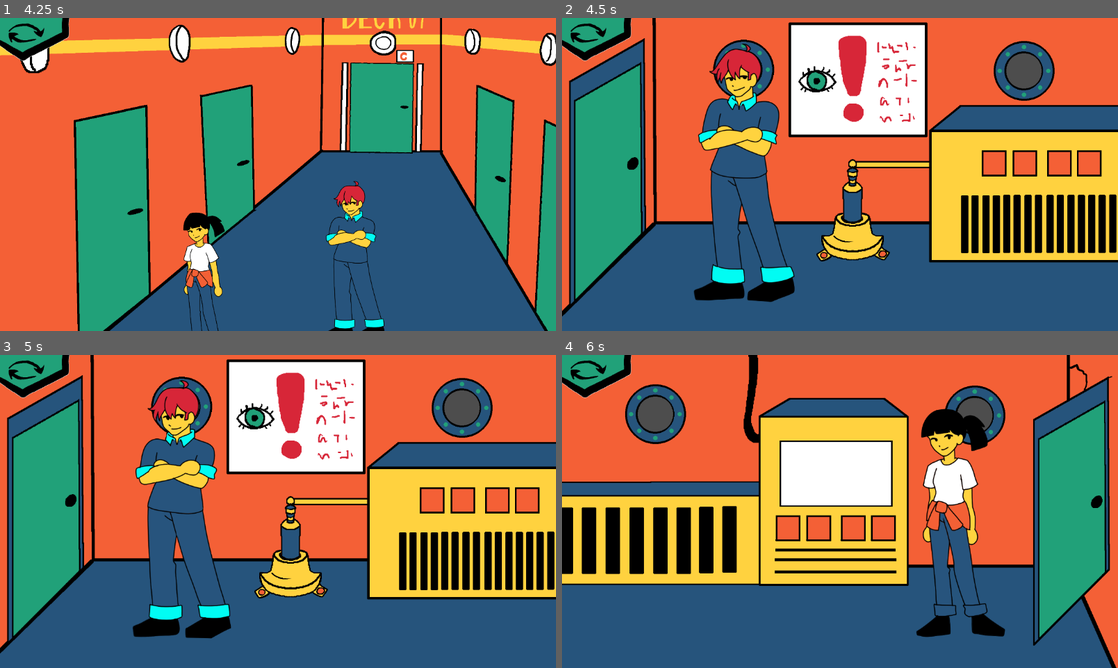
Above: before the commit, frames 1-4 (two rows, left to right).
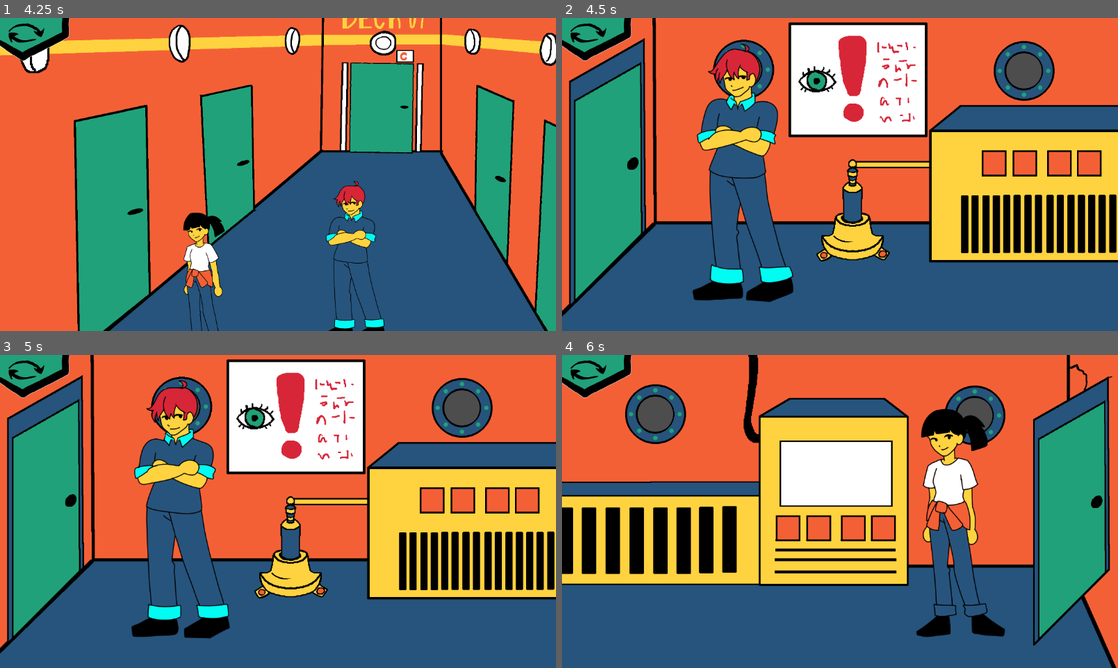
Above: after the commit, the same moments.

Repository: jame581/BrainAndGut
Game: Godot game, scene res://maps/main_level.tscn
Same seed, same stepped clock (60 frames per second), same inputs: the game is played once before the commit and once after it. This scene is started directly instead of the project's main scene. Sound files missing from this copy of the repository are replaced by a short silence.
Inputs (mouse positions are in pixels of both pictures, inside the frame that each line leads up to):
- Up to frame 1 (4.25 s): move the mouse to (383, 180) at 0.52 s; press the mouse at (383, 180) at 0.53 s; move the mouse to (478, 180) at 1.27 s; release the mouse at (478, 180) at 1.28 s; tap Tab (next_level) at 1.35, 2.85 s; click (478, 180) at 1.42 s; move the mouse to (77, 180) at 2.02 s; press the mouse at (77, 180) at 2.03 s; move the mouse to (250, 237) at 2.77 s; release the mouse at (250, 237) at 2.78 s; click (250, 237) at 2.92 s; move the mouse to (227, 165) at 3.52 s; press the mouse at (227, 165) at 3.53 s
- Up to frame 2 (4.5 s): move the mouse to (1051, 165) at 4.27 s; release the mouse at (1051, 165) at 4.28 s; tap Tab (next_level) at 4.35 s; click (1051, 165) at 4.42 s
- Up to frame 3 (5 s): no input
- Up to frame 4 (6 s): move the mouse to (995, 498) at 5.02 s; press the mouse at (995, 498) at 5.03 s; tap Enter at 5.75 s; move the mouse to (1023, 498) at 5.77 s; release the mouse at (1023, 498) at 5.78 s; tap Tab (next_level) at 5.85 s; click (1023, 498) at 5.92 s

Frame 1 is identical in both runs. In frame 2, 1.8% of the frame differs, in the area x 23-42%, y 8-91%; in frame 3, 1.7%; in frame 4, nothing differs.

Commit message:
Set interaction for characters and doors

Diff:
--- a/project/maps/main_level.tscn
+++ b/project/maps/main_level.tscn
@@ -73,7 +73,7 @@
 player_gut_start_position = NodePath("GutStartPosition")
 
 [node name="GutStartPosition" type="Node2D" parent="Rooms/Room-Engine"]
-position = Vector2(-870, 0)
+position = Vector2(-874, 0)
 
 [node name="Room-Corridor-Gut" parent="Rooms" node_paths=PackedStringArray("player_gut") instance=ExtResource("7_by7cb")]
 position = Vector2(0, 2356)
--- a/project/maps/rooms/room_corridor.tscn
+++ b/project/maps/rooms/room_corridor.tscn
@@ -44,12 +44,14 @@
 zoom = Vector2(0.4, 0.4)
 
 [node name="CorridorDoorSmaller2" parent="." instance=ExtResource("10_4td0b")]
+interaction_allowed = 0
 next_room = 4
 
 [node name="CorridorDoorSmaller3" parent="." instance=ExtResource("10_4td0b")]
 position = Vector2(838, 0)
 rotation = 3.14159
 scale = Vector2(1, -1)
+interaction_allowed = 1
 next_room = 3
 
 [node name="NavigationRegion2D" type="NavigationRegion2D" parent="."]
